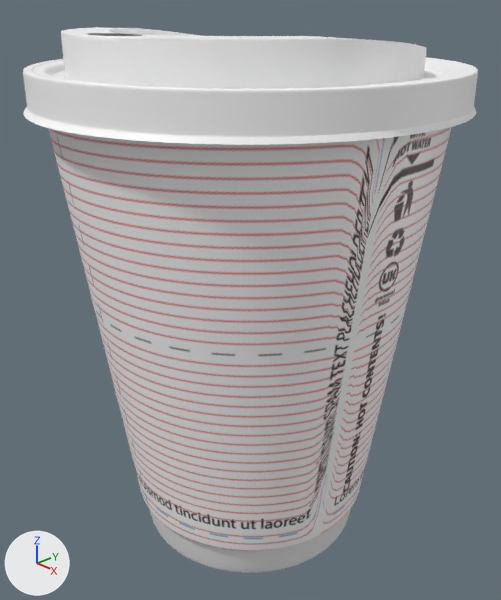
An edit to the Blender file UK Cups/3d/Blender Files/Double wall cups/12 oz final.blend, drawn before and after from the same camera.
Camera for both pictures: a 50 mm camera at (1.15, -1.082, 1.289) aimed at (0.001, 0.001, 0.61). Every picture has the same lights, and +X, +Y and +Z are marked at lower left.

Objects in the first picture: 'Circle', 'Lid'.
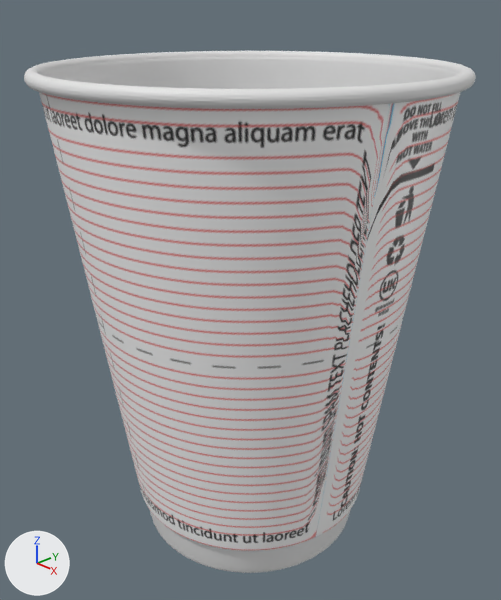
Changed parts and their boxes [x1, y1, x2, y2] in the pictures (501 x 600 px):
'Lid', hidden
    before: [23, 27, 478, 145]
part 1 of me_circle, surface changed
    before: [49, 127, 452, 573]
    after: [40, 57, 460, 573]
'Torus.002', unchanged, uncovered by the edit
    before: [31, 60, 355, 88]
    after: [24, 51, 476, 109]

What the commit changed:
me_circle has 416 vertices, 385 faces and spans x -0.45..0.45, y -0.45..0.45, z 0.0..1.15.
me_circle is used by ob_circle; location (0.0, 0.0, 0.0).
me_circle part 1: texture (UV) coordinates of 383 of 385 faces, centred in x -0.445..0.445, y -0.445..0.445, z 0.0..1.15, changed; they spanned u -0.12..0.98, v 0.0..1.0 and now span u -0.13..0.98, v 0.0..0.99.
Object 'Lid' (ob_lid) is now hidden.
